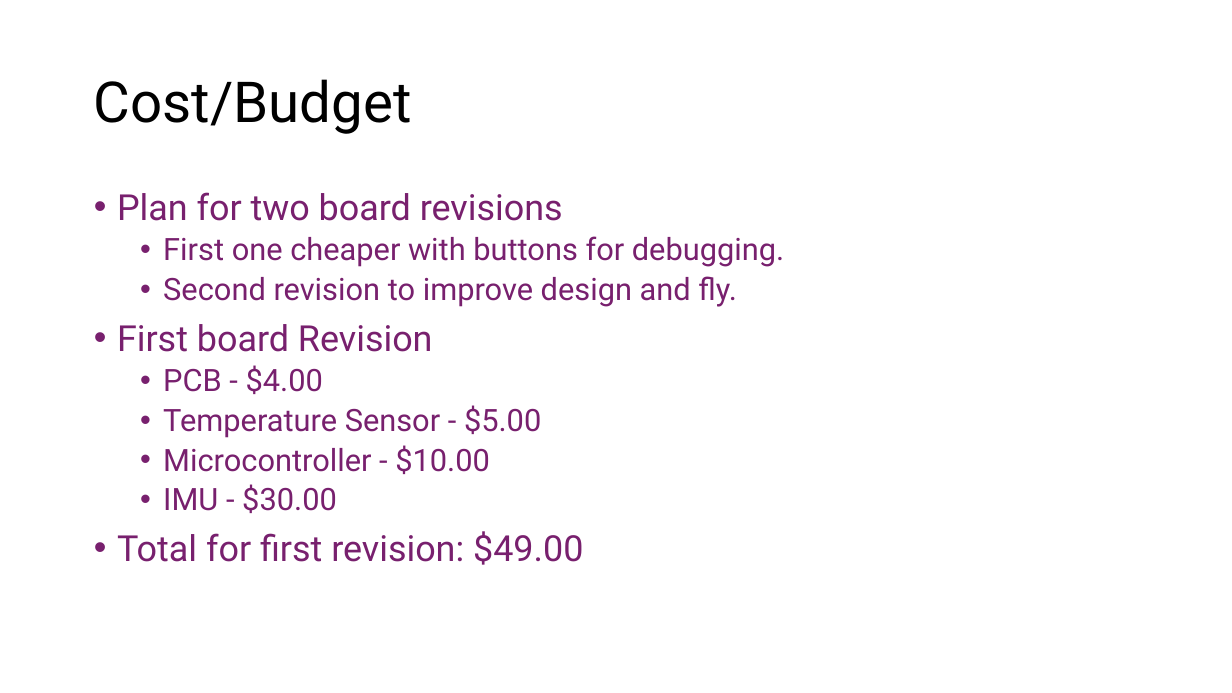
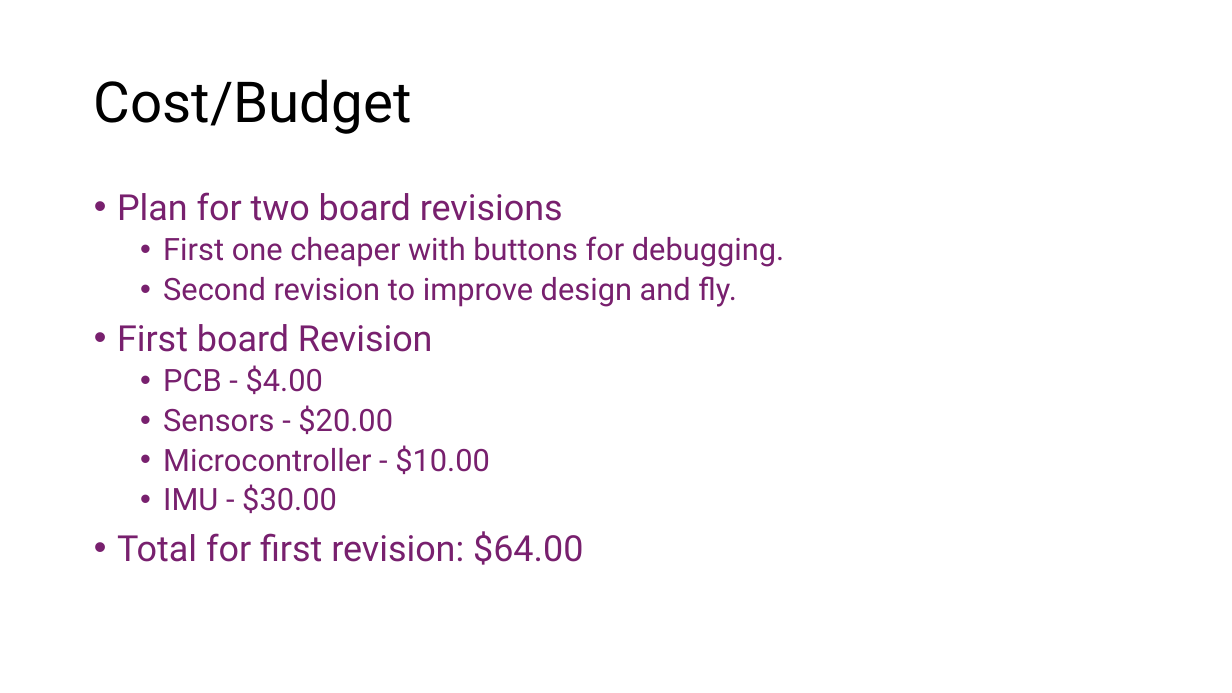
Before and after one commit to Tannyr-Singleterry/ECE590_SeniorDesign, a slide deck: slide 12 of Documents/CDR/CDR_Presentation.pptx. Drawn at 1232x693 pixels with LibreOffice and Linux fonts; fonts in the diff are those of the drawing. Boxes give left, top, right and bottom in pixels: in the first picture for what was removed or moved away, otherwise in the second. Text is boxed around its words. In the diff, an @@ line names an element or a change of style, - is before the commit and + after.

```diff
--- a/Documents/CDR/CDR_Presentation.pptx
+++ b/Documents/CDR/CDR_Presentation.pptx
@@ text at [163, 405, 393, 434]: text changed @@
-  • Temperature Sensor - $5.00
+  • Sensors - $20.00
@@ text at [117, 531, 583, 565]: text changed @@
-• Total for first revision: $49.00
+• Total for first revision: $64.00
```
Also in this commit, not shown: 4 other slides changed, 1 other file.
